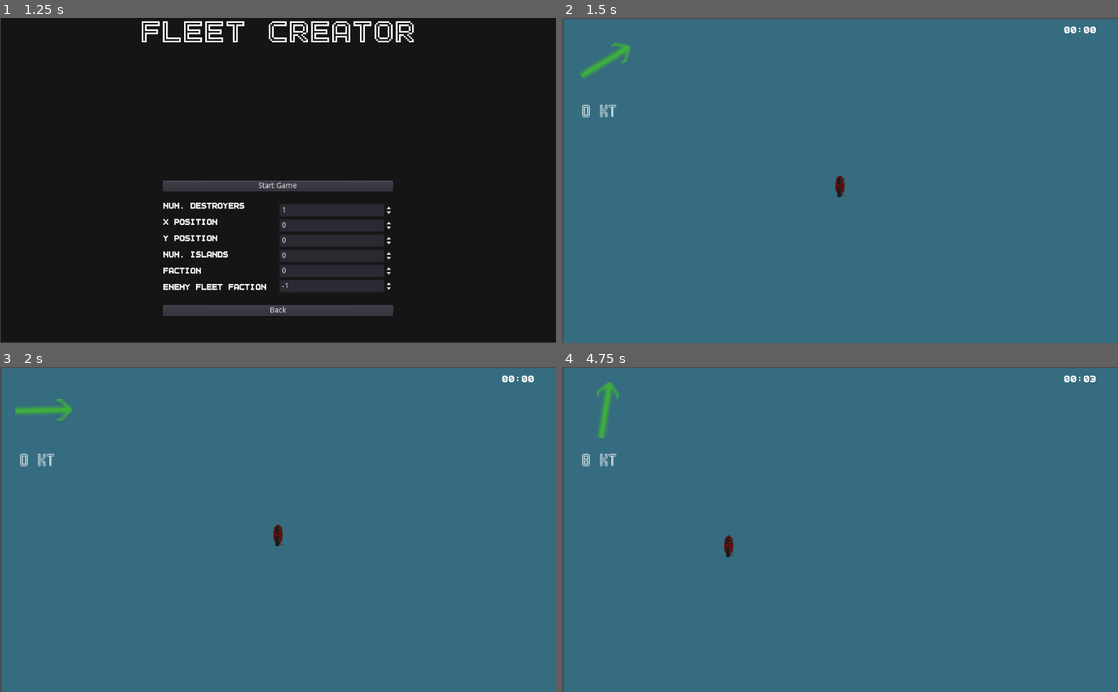
Above: before the commit, frames 1-4 (two rows, left to right).
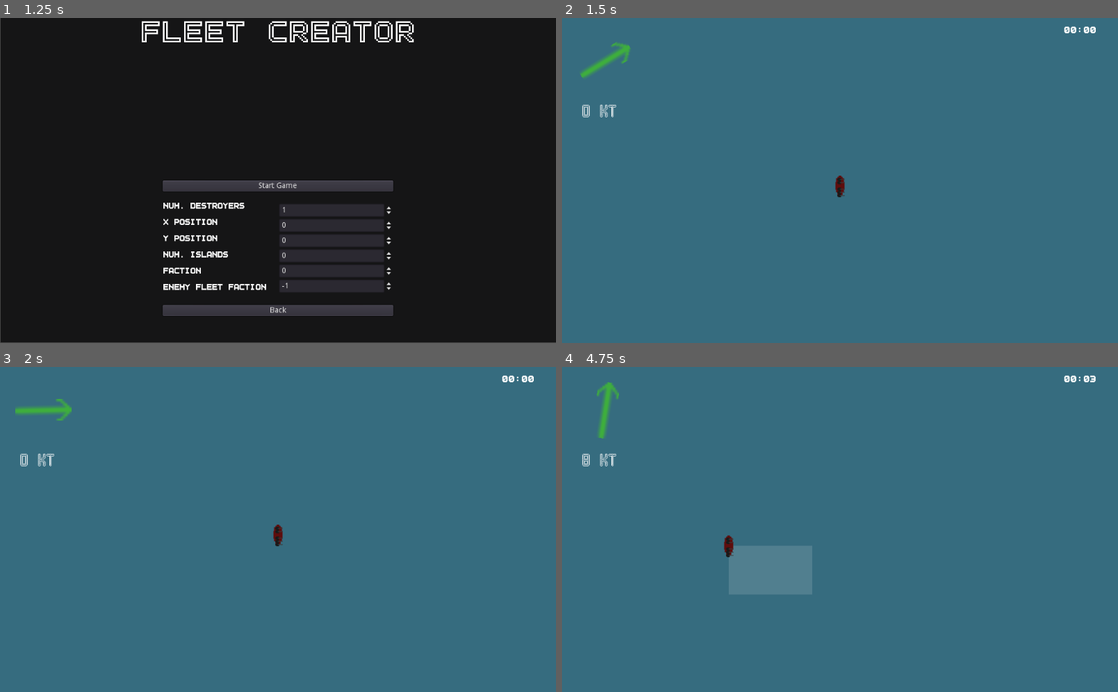
Above: after the commit, the same moments.

Repository: peter-shaw-benson/naval-game
Game: Godot game, scene res://gui/MainMenu.tscn
Two runs of this game, one before a commit and one after it. Both use one fixed random seed, a clock stepped at 60 frames per second and the inputs below.
Inputs (mouse positions are in pixels of both pictures, inside the frame that each line leads up to):
- Up to frame 1 (1.25 s): click "Start Game (New Version)" at 0.5 s
- Up to frame 2 (1.5 s): click "Start Game" at 1.25 s
- Up to frame 3 (2 s): no input
- Up to frame 4 (4.75 s): drag from (617, 461) to (840, 536) at 2.02 s; drag from (728, 545) to (840, 529) at 2.77 s; move the mouse to (895, 458) at 3.52 s; hold S (full ahead) 3.53-4.25 s; click (895, 458) at 3.67 s; tap Enter at 4.25 s; drag from (812, 594) to (728, 545) at 4.27 s

Frame 1 is identical in both runs. In frame 2, 0.7% of the frame differs, in the area x 0-100%, y 0-100%; in frame 3, 0.7%; in frame 4, 2.9%.

Commit message:
added the graphics for the box selection, now have to handle the logic

Diff:
--- a/Game Map/Map 2.gd
+++ b/Game Map/Map 2.gd
@@ -33,8 +33,7 @@
 onready var LineRenderer = get_node("LineDrawer")
 onready var IslandTexture = get_node("IslandTexture")
 
-# new approach to unit selection:
-
+var selected = []
 
 func init(input_unit_list, num_islands):
 	# Display stuff
--- a/Game Map/Map 2.tscn
+++ b/Game Map/Map 2.tscn
@@ -19,6 +19,7 @@
 [ext_resource path="res://Squad/LandFort/LandFort.tscn" type="PackedScene" id=17]
 [ext_resource path="res://gui/SquadSelected.tscn" type="PackedScene" id=18]
 [ext_resource path="res://Ships2/ShipScene.tscn" type="PackedScene" id=19]
+[ext_resource path="res://Game Map/SelectionBox.gd" type="Script" id=20]
 
 [sub_resource type="DynamicFont" id=1]
 size = 36
@@ -36,12 +37,8 @@
 fog_scene = ExtResource( 15 )
 
 [node name="ColorRect" type="ColorRect" parent="."]
-anchor_right = 1.0
-anchor_bottom = 1.0
-margin_left = 3.0
-margin_top = 2.0
-margin_right = 3.0
-margin_bottom = 2.0
+margin_right = 1024.0
+margin_bottom = 720.0
 mouse_filter = 2
 size_flags_horizontal = 3
 size_flags_vertical = 3
@@ -52,6 +49,9 @@
 
 [node name="LineDrawer" type="Node2D" parent="."]
 script = ExtResource( 3 )
+
+[node name="SelectionBox" type="Node2D" parent="."]
+script = ExtResource( 20 )
 
 [node name="ClockDisplay" type="RichTextLabel" parent="."]
 anchor_left = 0.999309
@@ -94,6 +94,7 @@
 }
 
 [node name="SquadSelected" parent="." instance=ExtResource( 18 )]
+visible = false
 
 [node name="Ship Popup Timer" type="Timer" parent="."]
 wait_time = 2.0
--- /dev/null
+++ b/Game Map/SelectionBox.gd
@@ -0,0 +1,53 @@
+extends Node2D
+
+
+# new approach to unit selection:
+var dragging = false  # Are we currently dragging?
+var selected = []  # Array of selected units.
+var drag_start = Vector2.ZERO  # Location where drag began.
+var select_rect = RectangleShape2D.new()  # Collision shape for drag box.
+
+
+### SELECTION
+func _ready():
+	pass
+
+func _unhandled_input(event):
+	if event is InputEventMouseButton and event.button_index == BUTTON_LEFT:
+		if event.pressed:
+			# We only want to start a drag if there's no selection.
+			if selected.size() == 0:
+				dragging = true
+				drag_start = event.position
+		elif dragging:
+			# Button released while dragging.
+			dragging = false
+
+			update()
+			var drag_end = event.position
+			select_rect.extents = (drag_end - drag_start) / 2
+
+			var space = get_world_2d().direct_space_state
+			# this gets the boundaries of the rectangle, which we can then check what's in it
+			var query = Physics2DShapeQueryParameters.new()
+			query.set_shape(select_rect)
+			query.transform = Transform2D(0, (drag_end + drag_start) / 2)
+			# this is what actually finds what's selected
+			selected = space.intersect_shape(query)
+
+			# selected is an array of dicts
+			for item in selected:
+				# need to check if it's in the right group
+				if item.collider.is_in_group("ships"):
+					item.collider.select()
+
+	if event is InputEventMouseMotion and dragging:
+		update()
+
+func _draw():
+	if dragging:
+		draw_rect(Rect2(drag_start, get_global_mouse_position() - drag_start),
+				Color(.9, .9, .9, 0.15), true)
+
+func _process(delta):
+	update()
Not shown: 1 places in Game Map/Map 2.tscn that only renumber resources
